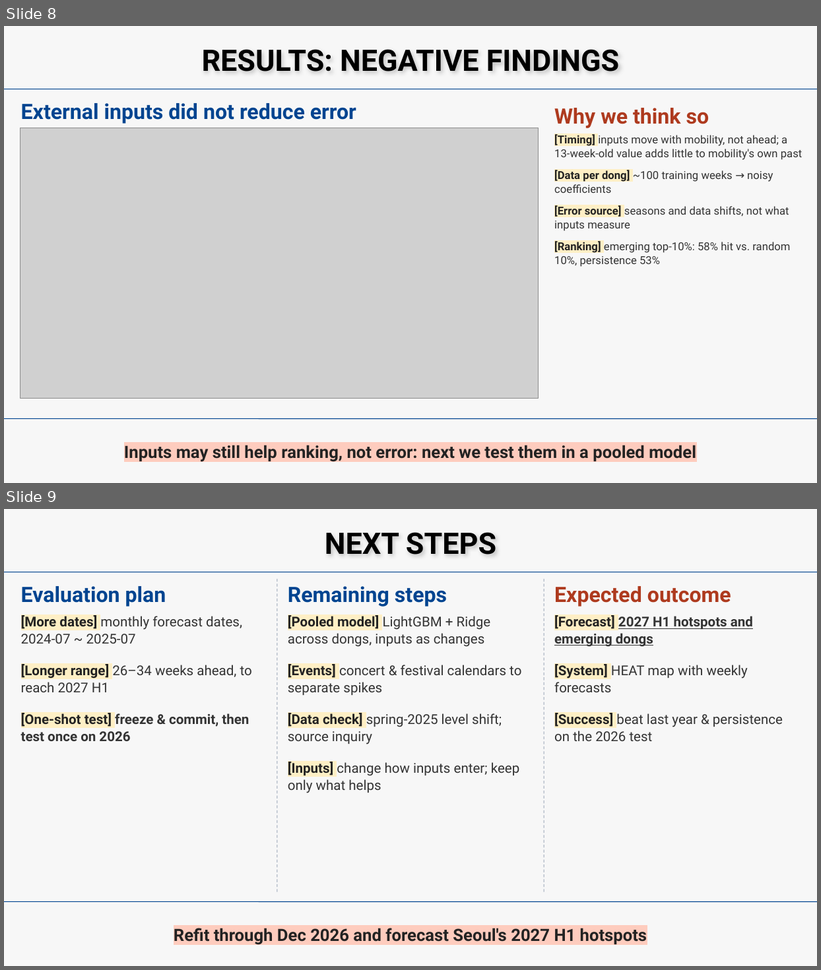
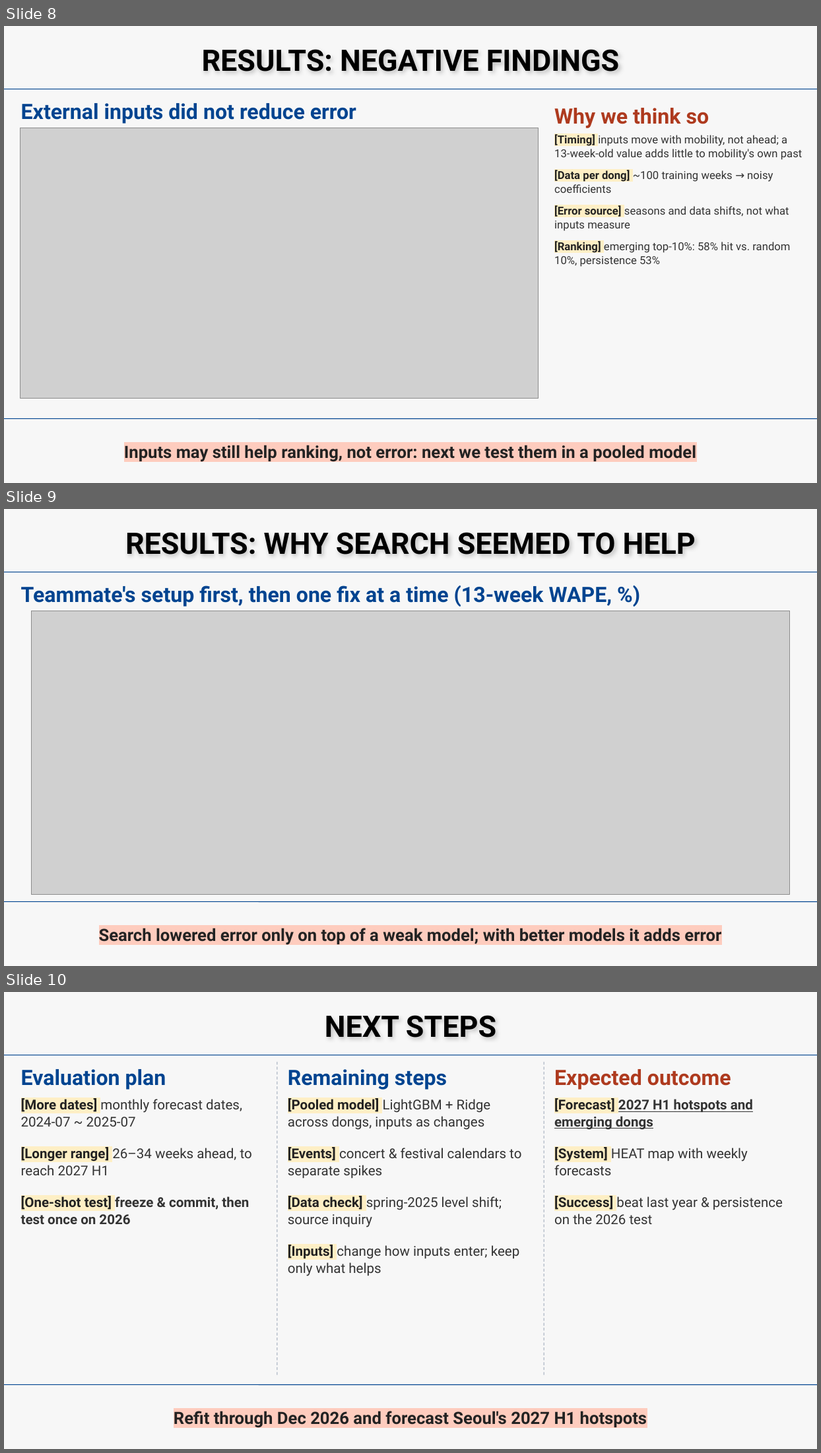
Before and after one commit to beblack127/HEAT, a slide deck: reports/gt_midterm/slides/HEAT_midterm.pptx. Shown one above the other, each under a label of ours: slides 8 and 9 before the commit, slides 8, 9 and 10 after it. The pictures are 821x970 and 821x1453 pixels, drawn with LibreOffice and Linux fonts; fonts in the diff are those of the drawing; grey boxes stand for pictures. Boxes give left, top, right and bottom in pixels: in the first picture for what was removed or moved away, otherwise in the second. Text is boxed around its words. In the diff, an @@ line names an element or a change of style, - is before the commit and + after.

```diff
--- a/reports/gt_midterm/slides/HEAT_midterm.pptx
+++ b/reports/gt_midterm/slides/HEAT_midterm.pptx
@@ slide 9 added at (4,509,817,966), background #F7F7F7 @@
@@ text added at (125,532,696,555), 52.5 pt, text #000000, bold @@
+RESULTS: WHY SEARCH SEEMED TO HELP
@@ line added from (4, 572) to (817, 572), #004490 1.25 pt @@
@@ text added at (21,586,613,607), 37.5 pt, text #004490, bold @@
+Teammate's setup first, then one fix at a time (13-week WAPE, %)
@@ picture added at (31,611,790,894) @@
@@ line added from (4, 902) to (817, 902), #004490 1.25 pt @@
@@ text added at (99,928,721,945), 30 pt, text #222222, bold @@
+Search lowered error only on top of a weak model; with better models it adds error
@@ what was slide 9 is now slide 10 @@
```
Also in this commit, not shown: 1 other slide added, 9 other files.
